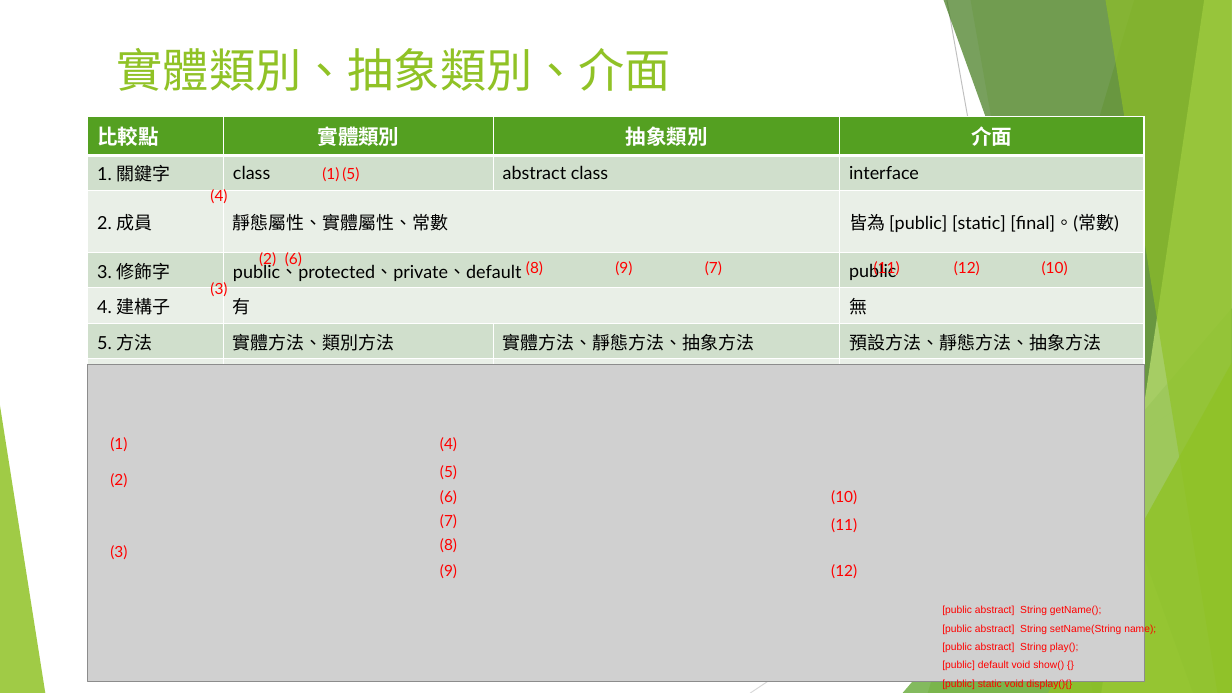
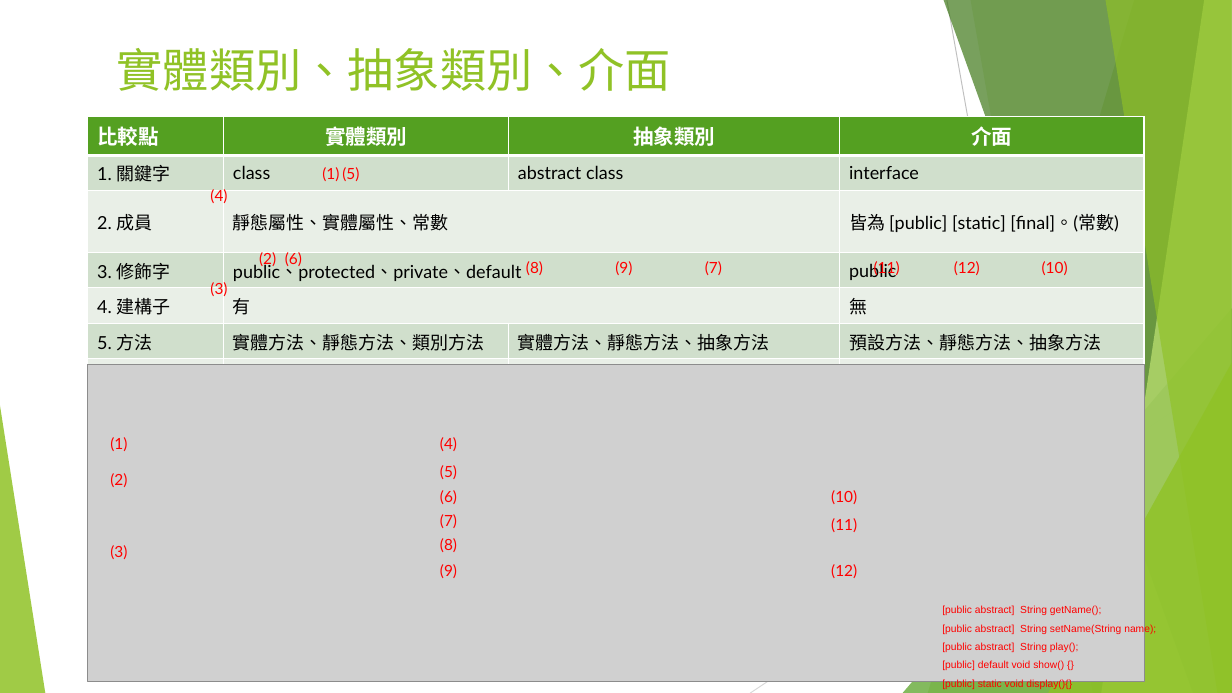
Before and after one commit to aweit-zhu/aweit-share, a slide deck: slide 3 of Java 相關/Java 繼承與實作簡介.pptx. Drawn at 1232x693 pixels with LibreOffice and Linux fonts; fonts in the diff are those of the drawing; grey boxes stand for pictures. Boxes give left, top, right and bottom in pixels: in the first picture for what was removed or moved away, otherwise in the second. Text is boxed around its words. In the diff, an @@ line names an element or a change of style, - is before the commit and + after.

```diff
--- a/Java 相關/Java 繼承與實作簡介.pptx
+++ b/Java 相關/Java 繼承與實作簡介.pptx
@@ table at bbox=[88, 116, 1144, 394] @@
-row 6, column 2: 實體方法、類別方法
+row 6, column 2: 實體方法、靜態方法、類別方法
```
Also in this commit, not shown: 1 other file.
